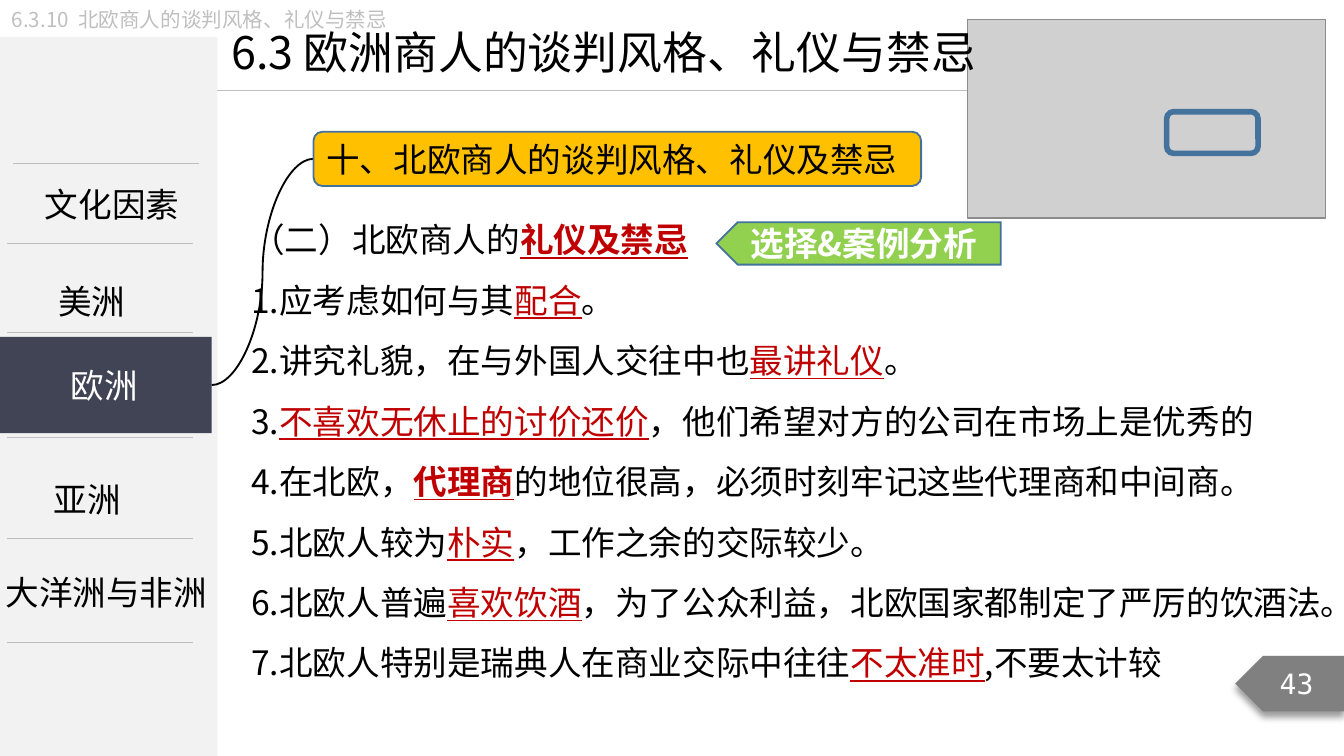
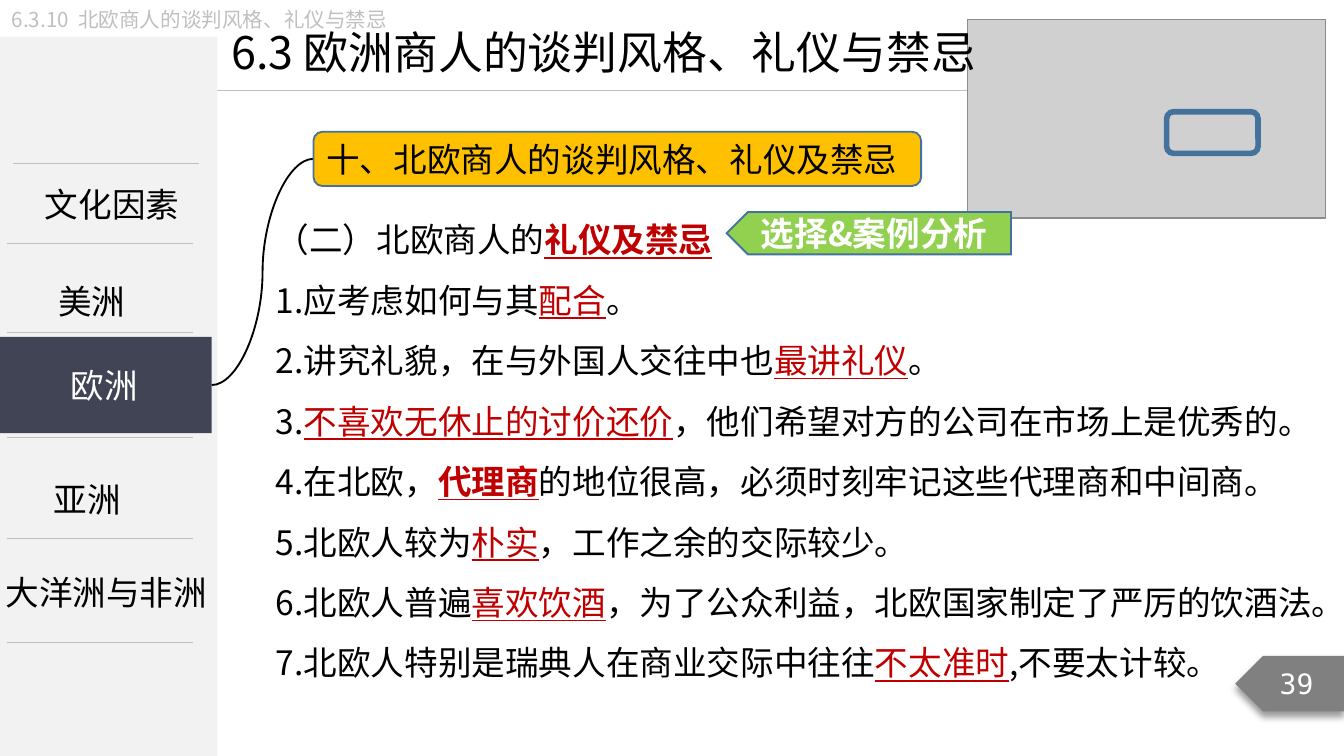
Before and after one commit to Call-me-zhy/tangtang, a slide deck: slide 39 of 3 国际商务谈判/课件/国际商务谈判精讲7.pptx (slide 43 before the commit). Drawn at 1344x756 pixels with LibreOffice and Linux fonts; fonts in the diff are those of the drawing; grey boxes stand for pictures. Boxes give left, top, right and bottom in pixels: in the first picture for what was removed or moved away, otherwise in the second. Text is boxed around its words. In the diff, an @@ line names an element or a change of style, - is before the commit and + after.

```diff
--- a/3 国际商务谈判/课件/国际商务谈判精讲7.pptx
+++ b/3 国际商务谈判/课件/国际商务谈判精讲7.pptx
@@ text "（二）北欧商人的礼仪及禁忌" moved from (x1=251, y1=218, x2=1344, y2=682) to (x1=276, y1=223, x2=1344, y2=682) @@
@@ pentagon arrow "选择&案例分析" moved from (x1=716, y1=222, x2=1000, y2=265) to (x1=727, y1=212, x2=1011, y2=255) @@
@@ text at (x1=276, y1=405, x2=1312, y2=440): text changed @@
-3.不喜欢无休止的讨价还价，他们希望对方的公司在市场上是优秀的
+3.不喜欢无休止的讨价还价，他们希望对方的公司在市场上是优秀的。
@@ text at (x1=276, y1=586, x2=1344, y2=682): text changed @@
-6.北欧人普遍喜欢饮酒，为了公众利益，北欧国家都制定了严厉的饮酒法。
-7.北欧人特别是瑞典人在商业交际中往往不太准时,不要太计较
+6.北欧人普遍喜欢饮酒，为了公众利益，北欧国家制定了严厉的饮酒法。
+7.北欧人特别是瑞典人在商业交际中往往不太准时,不要太计较。
@@ page number at (x1=1280, y1=673, x2=1314, y2=695): text changed @@
-43
+39
```
Also in this commit, not shown: 50 other slides changed, 3 slides removed, 9 other files.
